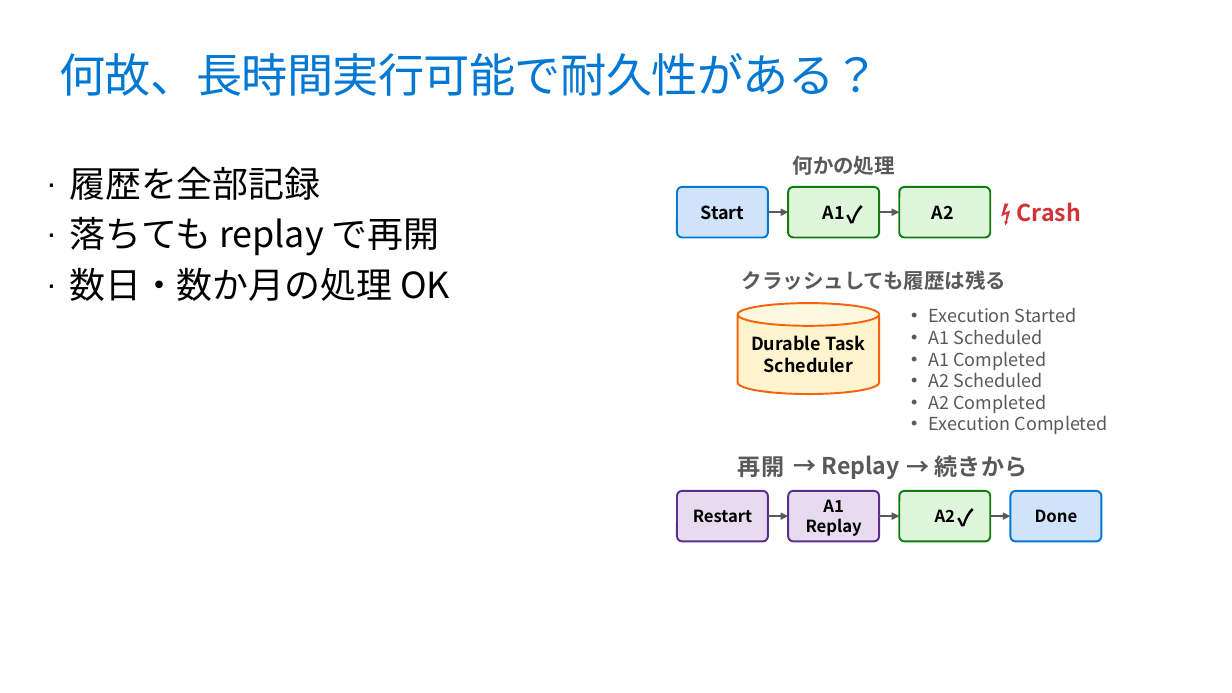
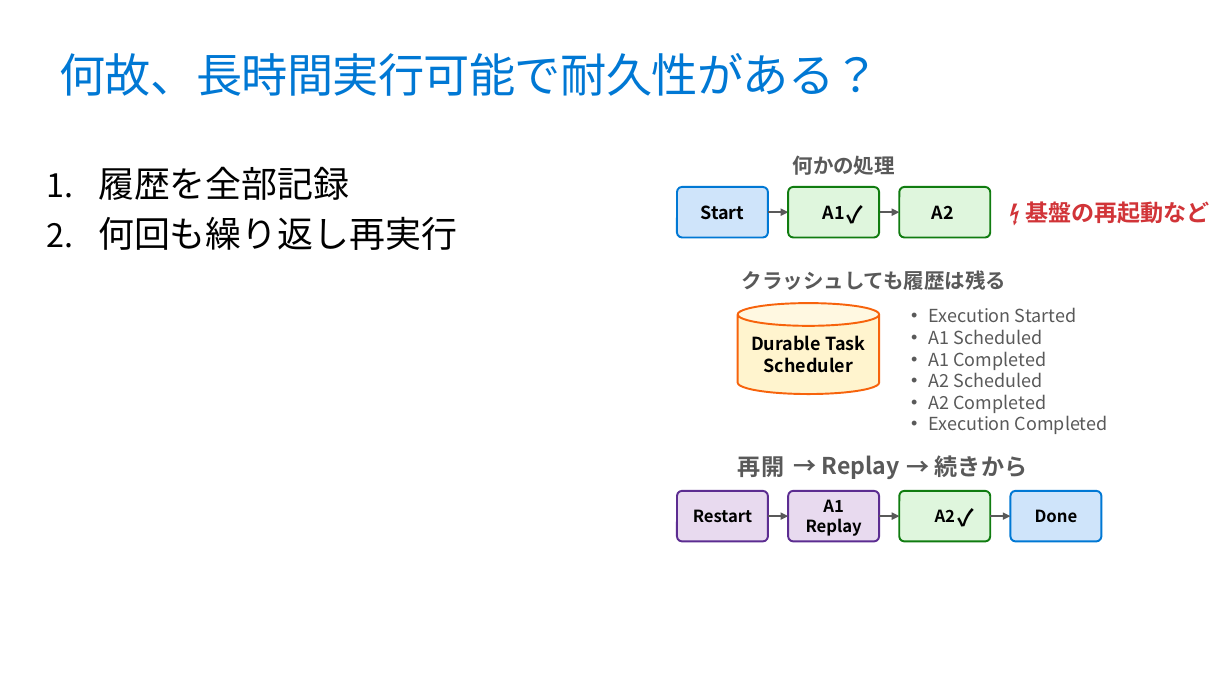
Before and after one commit to runceel/yonayona-durable, a slide deck: slide 13 of slides/slides.pptx (slide 12 before the commit). Drawn at 1232x693 pixels with LibreOffice and Linux fonts; fonts in the diff are those of the drawing; background and template pictures are left out. Boxes give left, top, right and bottom in pixels: in the first picture for what was removed or moved away, otherwise in the second. Text is boxed around its words. In the diff, an @@ line names an element or a change of style, - is before the commit and + after.

```diff
--- a/slides/slides.pptx
+++ b/slides/slides.pptx
@@ text at bbox=[98, 166, 349, 200]: bullet · to 1. @@
@@ text removed at bbox=[1017, 202, 1081, 222] @@
-⚡ Crash
@@ text added at bbox=[1025, 201, 1210, 223], 18 pt, text #D13438, bold @@
+⚡ 基盤の再起動など
@@ text at bbox=[98, 216, 457, 250]: text changed @@
-· 落ちても replay で再開
-· 数日・数か月の処理 OK
+2. 何回も繰り返し再実行
```
Also in this commit, not shown: 10 other slides changed, 3 slides added, 2 slides removed, 4 other files.
